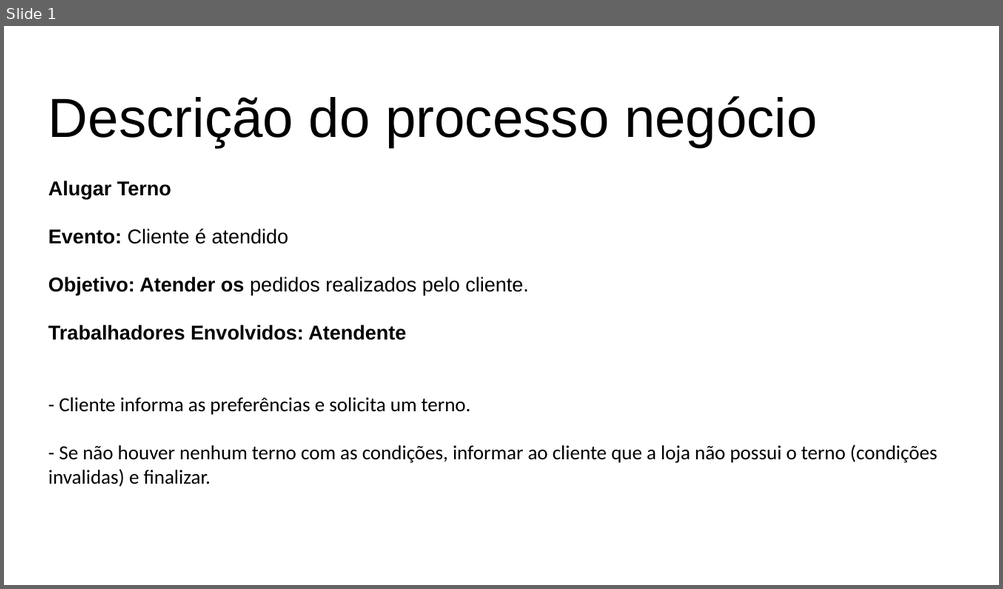
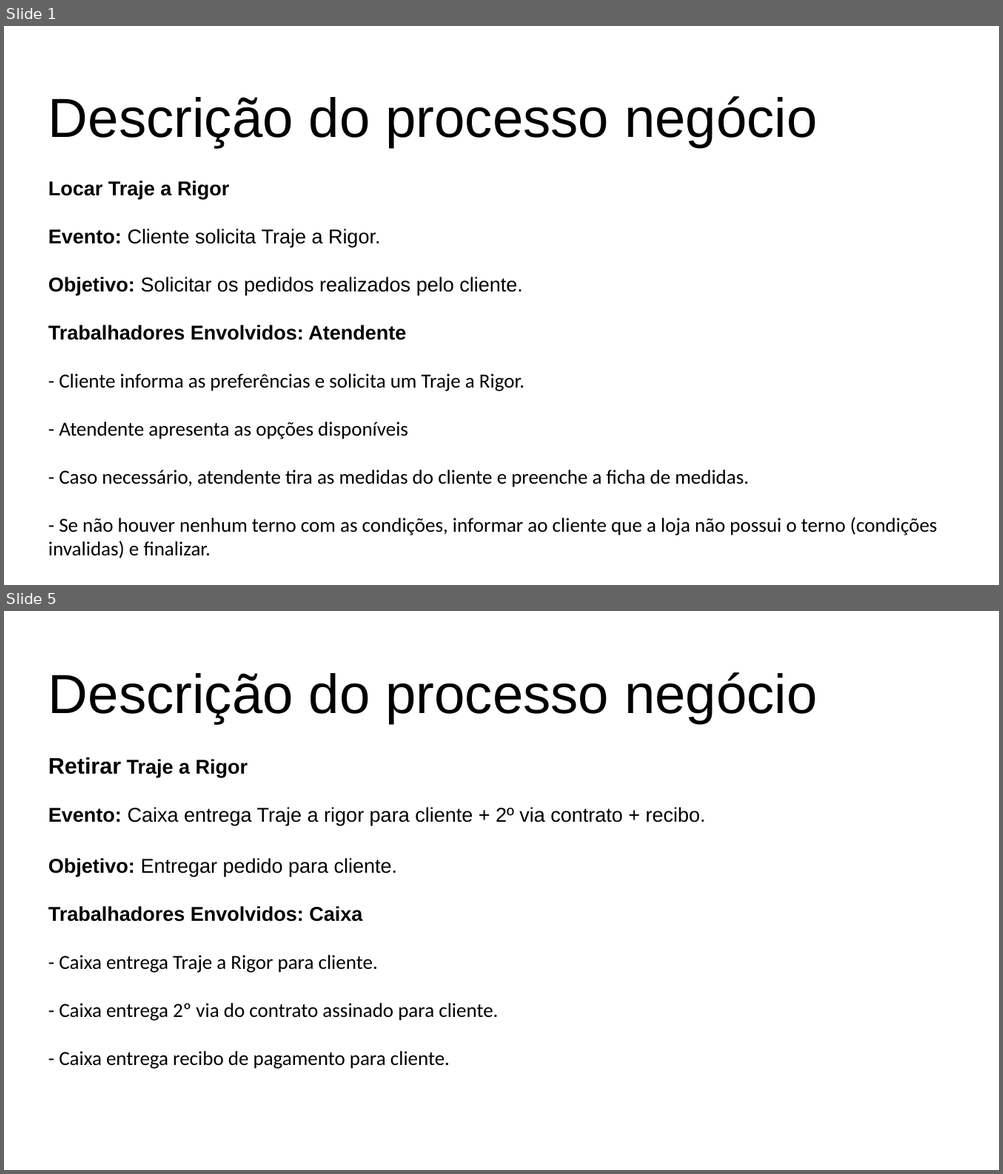
Before and after one commit to grupopenelopechavosa/OPE---Faculdade-Impacta, a slide deck: 18 - Descrição dos Processo de Negocio.pptx. Shown one above the other, each under a label of ours: slide 1 before the commit, slides 1 and 5 after it; the slides between them are not shown. The pictures are 1003x589 and 1003x1174 pixels, drawn with LibreOffice and Linux fonts; fonts in the diff are those of the drawing. Boxes give left, top, right and bottom in pixels: in the first picture for what was removed or moved away, otherwise in the second. Text is boxed around its words. In the diff, an @@ line names an element or a change of style, - is before the commit and + after.

```diff
--- a/18 - Descrição dos Processo de Negocio.pptx
+++ b/18 - Descrição dos Processo de Negocio.pptx
@@ slide 5 added at (x1=4, y1=611, x2=999, y2=1170), background #FFFFFF @@
@@ text added at (x1=48, y1=672, x2=817, y2=1069), 16 pt, text #000000 @@
+Descrição do processo negócio
+Retirar Traje a Rigor
+Evento: Caixa entrega Traje a rigor para cliente + 2º via contrato + recibo.
+Objetivo: Entregar pedido para cliente.
+Trabalhadores Envolvidos: Caixa
+- Caixa entrega Traje a Rigor para cliente.
+- Caixa entrega 2º via do contrato assinado para cliente.
+- Caixa entrega recibo de pagamento para cliente.
@@ slide 1 changed as well @@
@@ text at (x1=48, y1=181, x2=523, y2=295): text changed @@
-Alugar Terno
-Evento: Cliente é atendido
-Objetivo: Atender os pedidos realizados pelo cliente.
+Locar Traje a Rigor
+Evento: Cliente solicita Traje a Rigor.
+Objetivo: Solicitar os pedidos realizados pelo cliente.
@@ text at (x1=59, y1=374, x2=748, y2=488): text changed @@
-- Cliente informa as preferências e solicita um terno.
+- Cliente informa as preferências e solicita um Traje a Rigor.
+- Atendente apresenta as opções disponíveis
+- Caso necessário, atendente tira as medidas do cliente e preenche a ficha de medidas.
```
Also in this commit, not shown: 2 other slides changed, 3 other slides added, 7 other files.
